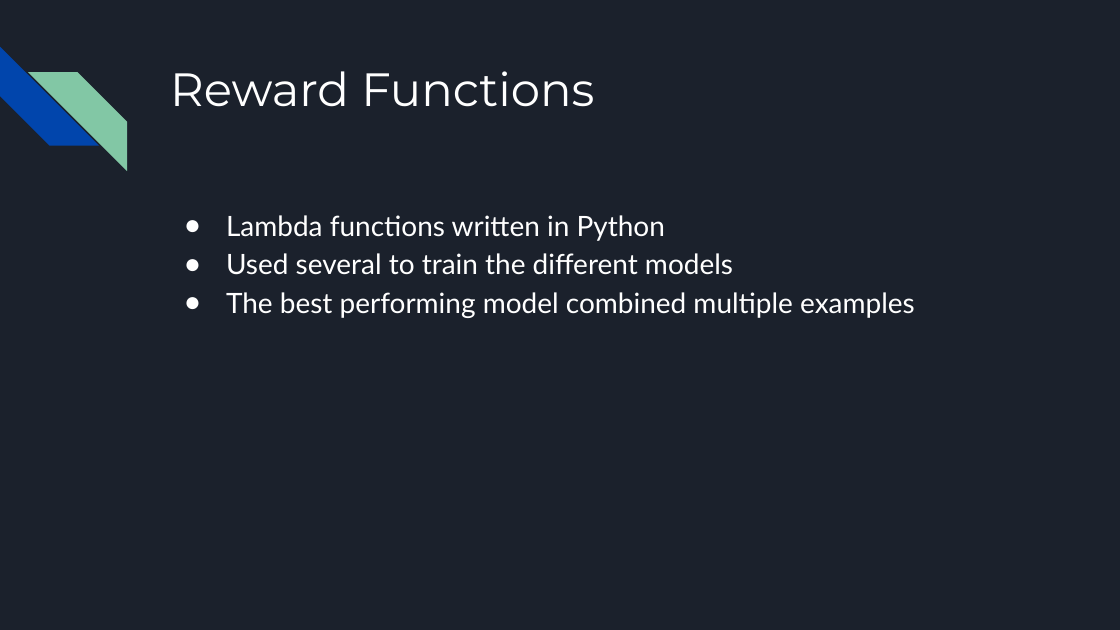
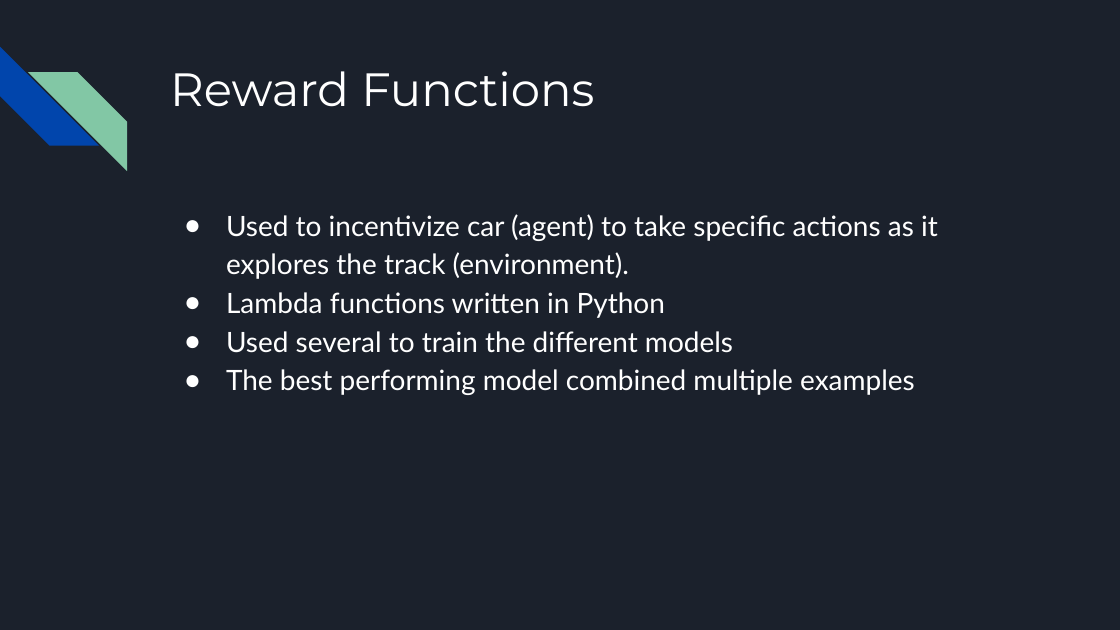
Before and after one commit to JasonCaldwellMBA/AWS_DeepRacer-Object_Avoidance, a slide deck: slide 11 of AWS DeepRacer Presentation.pptx (slide 10 before the commit). Drawn at 1120x630 pixels with LibreOffice and Linux fonts; fonts in the diff are those of the drawing. Boxes give left, top, right and bottom in pixels: in the first picture for what was removed or moved away, otherwise in the second. Text is boxed around its words. In the diff, an @@ line names an element or a change of style, - is before the commit and + after.

```diff
--- a/AWS DeepRacer Presentation.pptx
+++ b/AWS DeepRacer Presentation.pptx
@@ text at <box>226,214,938,279</box>: paragraph added @@
+● Used to incentivize car (agent) to take specific actions as it explores the track (environment).
```
Also in this commit, not shown: 10 other slides changed, 3 slides added, 2 slides removed, 1 other file.
